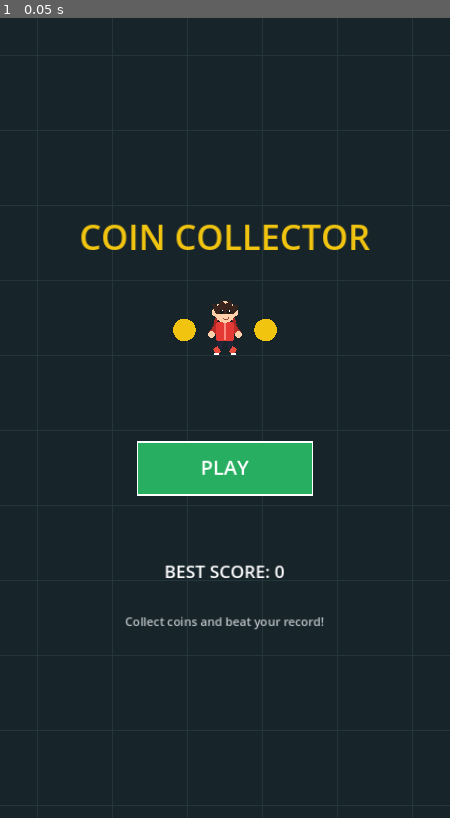
Above: before the commit, frame 1.
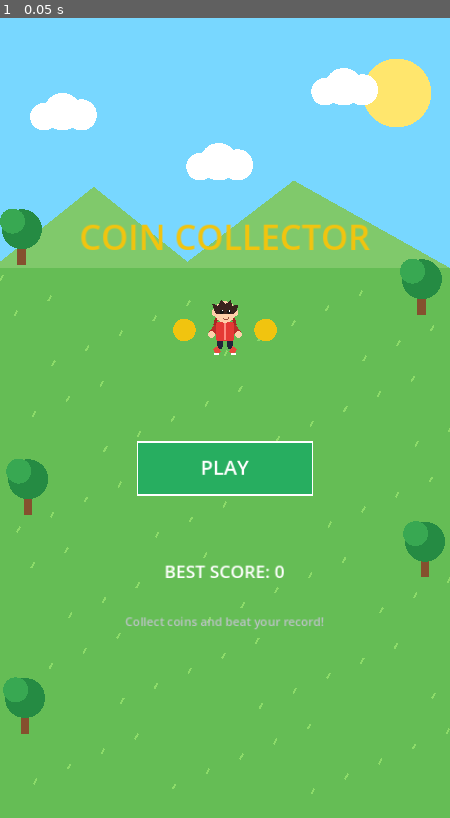
Above: after the commit, the same moment.

Repository: c9wildbeast-coder/coin-collector-game
Game: Godot game, scene res://Main.tscn
Two runs of this game, one before a commit and one after it. Both use one fixed random seed, a clock stepped at 60 frames per second and the inputs below.
Inputs:
- Up to frame 1 (0.05 s): no input

The runs differ from the first frame. In frame 1, 96% of the frame differs, in the area x 0-100%, y 0-100%.

Commit message:
Update Main.gd

Diff:
--- a/Main.gd
+++ b/Main.gd
@@ -158,57 +158,25 @@
     draw_set_transform(pos, 0.0, Vector2.ONE * scale_factor)
 
     # Legs
-    draw_line(
-        Vector2(-8, 17),
-        Vector2(-10 + swing, 34),
-        Color("#202638"), 10
-    )
-    draw_line(
-        Vector2(8, 17),
-        Vector2(10 - swing, 34),
-        Color("#202638"), 10
-    )
-
-    # Red sneakers
-    draw_line(
-        Vector2(-10 + swing, 34),
-        Vector2(-19 + swing, 39),
-        Color("#e74c3c"), 12
-    )
-    draw_line(
-        Vector2(10 - swing, 34),
-        Vector2(19 - swing, 39),
-        Color("#e74c3c"), 12
-    )
-
-    draw_line(
-        Vector2(-20 + swing, 43),
-        Vector2(-10 + swing, 43),
-        Color.WHITE, 3
-    )
-    draw_line(
-        Vector2(10 - swing, 43),
-        Vector2(20 - swing, 43),
-        Color.WHITE, 3
-    )
+    draw_line(Vector2(-8, 17), Vector2(-10 + swing, 34), Color("#202638"), 10)
+    draw_line(Vector2(8, 17), Vector2(10 - swing, 34), Color("#202638"), 10)
+
+    # Shoes
+    draw_line(Vector2(-10 + swing, 34), Vector2(-19 + swing, 39), Color("#e74c3c"), 12)
+    draw_line(Vector2(10 - swing, 34), Vector2(19 - swing, 39), Color("#e74c3c"), 12)
+
+    draw_line(Vector2(-20 + swing, 43), Vector2(-10 + swing, 43), Color.WHITE, 3)
+    draw_line(Vector2(10 - swing, 43), Vector2(20 - swing, 43), Color.WHITE, 3)
 
     # Arms
-    draw_line(
-        Vector2(-14, -7),
-        Vector2(-24 - swing * 0.5, 7),
-        Color("#b92e28"), 11
-    )
-    draw_line(
-        Vector2(14, -7),
-        Vector2(24 + swing * 0.5, 7),
-        Color("#b92e28"), 11
-    )
+    draw_line(Vector2(-14, -7), Vector2(-24 - swing * 0.5, 7), Color("#b92e28"), 11)
+    draw_line(Vector2(14, -7), Vector2(24 + swing * 0.5, 7), Color("#b92e28"), 11)
 
     # Hands
     draw_circle(Vector2(-24 - swing * 0.5, 8), 6, Color("#ffd0aa"))
     draw_circle(Vector2(24 + swing * 0.5, 8), 6, Color("#ffd0aa"))
 
-    # Hoodie body
+    # Hoodie
     var body = PackedVector2Array([
         Vector2(-17, -15),
         Vector2(17, -15),
@@ -220,15 +188,7 @@
     draw_line(Vector2(0, -12), Vector2(0, 18), Color("#ff8a80"), 2)
 
     # Hood
-    draw_arc(
-        Vector2(0, -9),
-        18,
-        PI,
-        TAU,
-        32,
-        Color("#a92725"),
-        5
-    )
+    draw_arc(Vector2(0, -9), 18, PI, TAU, 32, Color("#a92725"), 5)
 
     # Ears
     draw_circle(Vector2(-18, -31), 6, Color("#ffd0aa"))
@@ -257,20 +217,11 @@
     draw_circle(Vector2(7, -32), 3.5, Color("#171717"))
     draw_circle(Vector2(-6, -32), 3.5, Color("#171717"))
 
-    # Eye highlights
     draw_circle(Vector2(8, -34), 1.2, Color.WHITE)
     draw_circle(Vector2(-5, -34), 1.2, Color.WHITE)
 
     # Smile
-    draw_arc(
-        Vector2(2, -23),
-        5,
-        0.2,
-        PI - 0.2,
-        12,
-        Color("#9b5142"),
-        1.5
-    )
+    draw_arc(Vector2(2, -23), 5, 0.2, PI - 0.2, 12, Color("#9b5142"), 1.5)
 
     draw_set_transform(Vector2.ZERO, 0.0, Vector2.ONE)
 
@@ -289,24 +240,68 @@
     )
 
 func draw_background():
+    # Sky
+    draw_rect(Rect2(Vector2.ZERO, screen_size), Color("#78d7ff"))
+
+    # Sun
+    draw_circle(Vector2(screen_size.x - 85, 120), 55, Color("#ffe66d"))
+
+    # Clouds
+    for cloud_pos in [
+        Vector2(100, 150),
+        Vector2(350, 230),
+        Vector2(550, 110)
+    ]:
+        draw_circle(cloud_pos, 30, Color.WHITE)
+        draw_circle(cloud_pos + Vector2(30, 5), 25, Color.WHITE)
+        draw_circle(cloud_pos + Vector2(-30, 8), 22, Color.WHITE)
+
+    # Hills
+    var hills = PackedVector2Array([
+        Vector2(0, 390),
+        Vector2(150, 270),
+        Vector2(300, 390),
+        Vector2(470, 260),
+        Vector2(720, 400),
+        Vector2(720, 1280),
+        Vector2(0, 1280)
+    ])
+
+    draw_colored_polygon(hills, Color("#80c96b"))
+
+    # Grass
     draw_rect(
-        Rect2(Vector2.ZERO, screen_size),
-        Color("#17252b")
+        Rect2(0, 400, screen_size.x, screen_size.y - 400),
+        Color("#65bd55")
     )
 
-    for x in range(0, int(screen_size.x), 60):
+    # Grass details
+    for i in range(90):
+        var x = float((i * 83) % int(screen_size.x))
+        var y = float(420 + (i * 137) % int(screen_size.y - 450))
+
         draw_line(
-            Vector2(x, 0),
-            Vector2(x, screen_size.y),
-            Color("#24363c"), 1
-        )
-
-    for y in range(0, int(screen_size.y), 60):
-        draw_line(
-            Vector2(0, y),
-            Vector2(screen_size.x, y),
-            Color("#24363c"), 1
-        )
+            Vector2(x, y),
+            Vector2(x + 5, y - 9),
+            Color("#8cdb69"),
+            3
+        )
+
+    # Trees
+    for tree_pos in [
+        Vector2(35, 350),
+        Vector2(675, 430),
+        Vector2(45, 750),
+        Vector2(680, 850),
+        Vector2(40, 1100)
+    ]:
+        draw_rect(
+            Rect2(tree_pos.x - 7, tree_pos.y, 14, 45),
+            Color("#85502e")
+        )
+
+        draw_circle(tree_pos + Vector2(0, -12), 32, Color("#258b43"))
+        draw_circle(tree_pos + Vector2(-15, -25), 20, Color("#38a852"))
 
 func _draw():
     draw_background()
@@ -324,11 +319,7 @@
             Color("#f1c40f")
         )
 
-        draw_character(
-            Vector2(center, screen_size.y * 0.39),
-            true,
-            0.9
-        )
+        draw_character(Vector2(center, screen_size.y * 0.39), true, 0.9)
 
         draw_circle(Vector2(center - 65, screen_size.y * 0.39), 18, Color("#f1c40f"))
         draw_circle(Vector2(center + 65, screen_size.y * 0.39), 18, Color("#f1c40f"))
